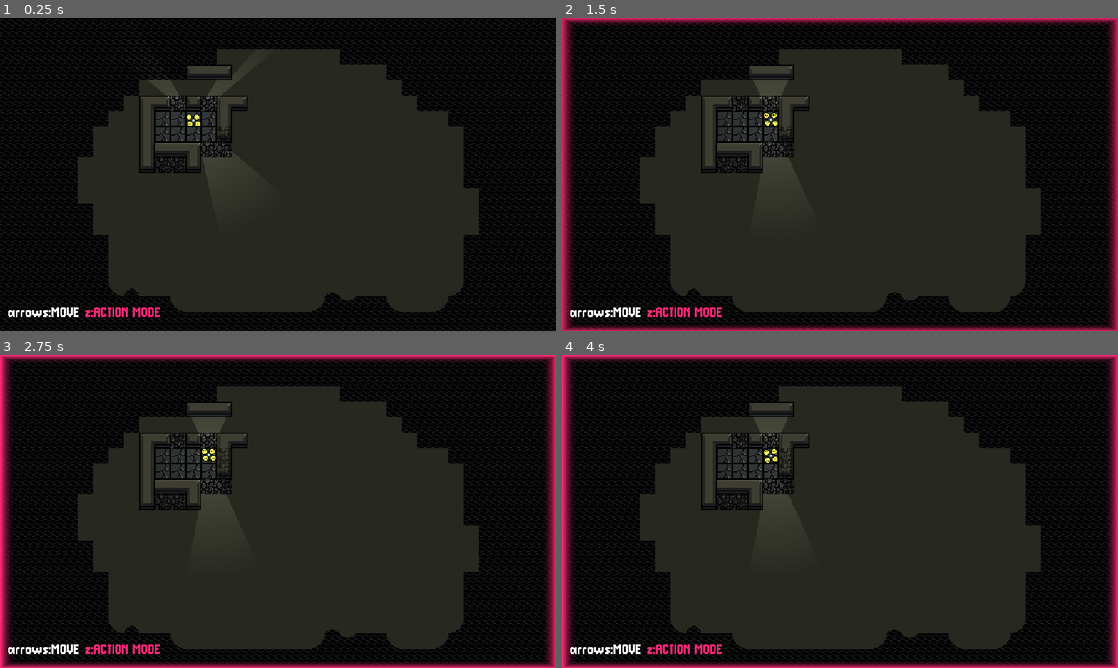
Above: before the commit, frames 1-4 (two rows, left to right).
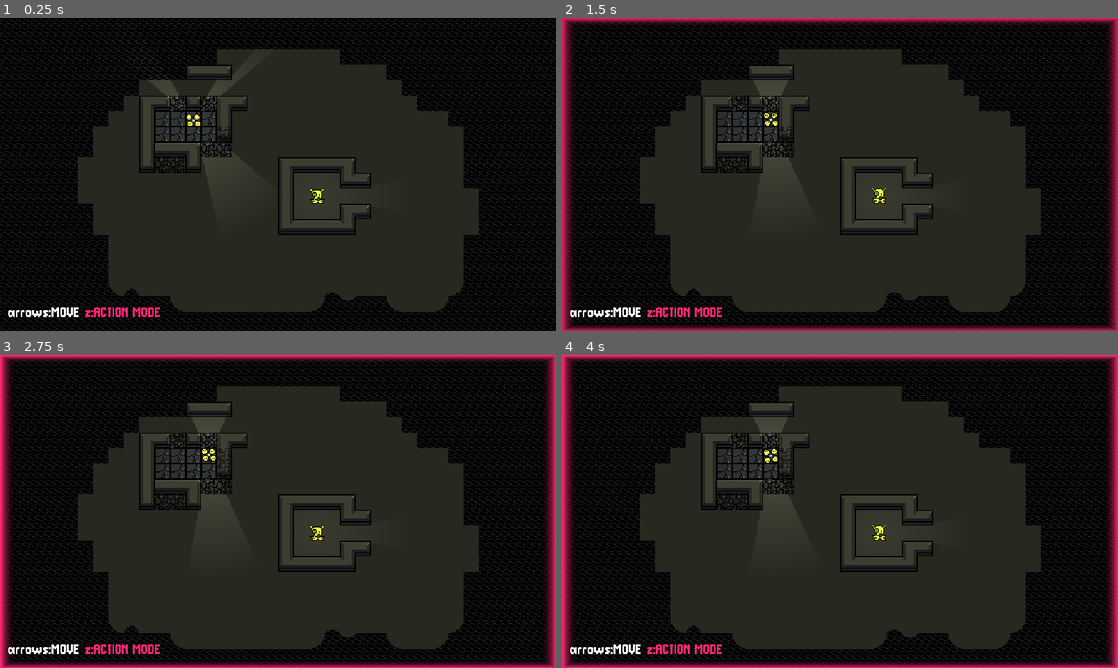
Above: after the commit, the same moments.

Repository: nuzcraft/stunning-barnacle
Game: Godot game, scene res://scenes/world.tscn
The game is run twice, just before and just after one commit, with the same random seed, the same clock (stepped at 60 frames per second) and the same inputs.
Inputs:
- Up to frame 1 (0.25 s): no input
- Up to frame 2 (1.5 s): tap Enter at 0.5 s; hold Right (right) 0.53-1.28 s; tap Z (action) at 0.6, 1.35 s; hold Down (down) from 1.28 s (still down)
- Up to frame 3 (2.75 s): release Down (down) at 2.03 s; hold Right (right) from 2.03 s (still down); tap Z (action) at 2.1 s
- Up to frame 4 (4 s): release Right (right) at 2.78 s; hold Up (up) 2.78-3.53 s; tap Z (action) at 2.85, 3.6 s; hold Left (left) from 3.53 s (still down)

The runs differ from the first frame. In frame 1, 0.6% of the frame differs, in the area x 50-67%, y 44-70%; in frame 2, 0.6%; in frame 3, 0.6%; in frame 4, 0.6%.

Commit message:
adding enemy sprite and astargrid2d

Diff:
--- /dev/null
+++ b/scenes/actor/enemy.gd
@@ -0,0 +1,13 @@
+extends Actor
+class_name Enemy
+
+# Called when the node enters the scene tree for the first time.
+func _ready() -> void:
+	super._ready()
+	pass # Replace with function body.
+
+
+# Called every frame. 'delta' is the elapsed time since the previous frame.
+func _process(delta: float) -> void:
+	super._process(delta)
+	pass
--- /dev/null
+++ b/scenes/actor/enemy.tscn
@@ -0,0 +1,39 @@
+[gd_scene load_steps=7 format=3 uid="uid://5hktlxx467jw"]
+
+[ext_resource type="PackedScene" uid="uid://erglwxl3erat" path="res://scenes/actor/actor.tscn" id="1_o58eh"]
+[ext_resource type="Script" path="res://scenes/actor/enemy.gd" id="2_ndjjn"]
+[ext_resource type="Texture2D" uid="uid://cberwt5g1yhv0" path="res://assets/sprites/tiles.png" id="3_q3ie2"]
+
+[sub_resource type="AtlasTexture" id="AtlasTexture_at12y"]
+atlas = ExtResource("3_q3ie2")
+region = Rect2(0, 32, 16, 16)
+
+[sub_resource type="AtlasTexture" id="AtlasTexture_e7x8m"]
+atlas = ExtResource("3_q3ie2")
+region = Rect2(16, 32, 16, 16)
+
+[sub_resource type="SpriteFrames" id="SpriteFrames_gq0m2"]
+animations = [{
+"frames": [{
+"duration": 1.0,
+"texture": SubResource("AtlasTexture_at12y")
+}, {
+"duration": 1.0,
+"texture": SubResource("AtlasTexture_e7x8m")
+}],
+"loop": true,
+"name": &"default",
+"speed": 4.0
+}]
+
+[node name="Enemy" groups=["enemies"] instance=ExtResource("1_o58eh")]
+modulate = Color(0.65098, 0.886275, 0.180392, 1)
+script = ExtResource("2_ndjjn")
+
+[node name="AnimatedSprite2D" parent="." index="0"]
+sprite_frames = SubResource("SpriteFrames_gq0m2")
+frame_progress = 0.179509
+
+[node name="PointLight2D" parent="." index="1"]
+energy = 0.5
+texture_scale = 0.75
--- a/scenes/world.gd
+++ b/scenes/world.gd
@@ -5,6 +5,7 @@
 @onready var border_gradient: TextureRect = $Overlay/BorderGradient
 
 var tilesize = 16
+var astar_grid = AStarGrid2D.new()
 
 enum {
 	MOVING,
@@ -15,6 +16,7 @@
 
 # Called when the node enters the scene tree for the first time.
 func _ready() -> void:
+	prep_astar_grid()
 	pass # Replace with function body.
 
 # Called every frame. 'delta' is the elapsed time since the previous frame.
@@ -74,3 +76,13 @@
 	if success:
 		actor.bump_anim(vector)
 	return success
+
+func prep_astar_grid() -> void:
+	astar_grid.region = Rect2i(0, 0, 36, 20)
+	astar_grid.cell_size = Vector2(tilesize, tilesize)
+	astar_grid.diagonal_mode = AStarGrid2D.DIAGONAL_MODE_NEVER
+	astar_grid.update()
+	for x in astar_grid.region.end.x:
+		for y in astar_grid.region.end.y:
+			if not tile_map.is_coord_walkable(Vector2(x, y)):
+				astar_grid.set_point_solid(Vector2(x, y))
--- a/scenes/world.tscn
+++ b/scenes/world.tscn
@@ -6,6 +6,7 @@
 [ext_resource type="Texture2D" uid="uid://d0hobivjgsatg" path="res://assets/sprites/shapes_trans.png" id="3_pvgen"]
 [ext_resource type="Script" path="res://scenes/world_tilemap.gd" id="5_6mopx"]
 [ext_resource type="PackedScene" uid="uid://x3ksamkvkl13" path="res://scenes/actor/hero.tscn" id="5_g5gmo"]
+[ext_resource type="PackedScene" uid="uid://5hktlxx467jw" path="res://scenes/actor/enemy.tscn" id="7_hy4x3"]
 
 [sub_resource type="OccluderPolygon2D" id="OccluderPolygon2D_o7evw"]
 polygon = PackedVector2Array(-6, -6, 6, -6, 6, 6, -6, 6)
@@ -119,11 +120,19 @@
 2:0/0/terrains_peering_bit/left_side = 0
 9:2/0 = 0
 
+[sub_resource type="NavigationPolygon" id="NavigationPolygon_e223v"]
+vertices = PackedVector2Array(8, 8, -8, 8, -8, -8, 8, -8)
+polygons = Array[PackedInt32Array]([PackedInt32Array(0, 1, 2, 3)])
+outlines = Array[PackedVector2Array]([PackedVector2Array(-8, -8, 8, -8, 8, 8, -8, 8)])
+source_geometry_group_name = &"navigation_polygon_source_group"
+agent_radius = 0.0
+
 [sub_resource type="TileSetAtlasSource" id="TileSetAtlasSource_cjfq6"]
 resource_name = "shapes_bw"
 texture = ExtResource("2_evni6")
 0:0/0 = 0
 1:0/0 = 0
+1:0/0/navigation_layer_0/polygon = SubResource("NavigationPolygon_e223v")
 2:0/0 = 0
 3:0/0 = 0
 4:0/0 = 0
@@ -163,10 +172,18 @@
 8:3/0 = 0
 9:3/0 = 0
 
+[sub_resource type="NavigationPolygon" id="NavigationPolygon_usofj"]
+vertices = PackedVector2Array(8, 8, -8, 8, -8, -8, 8, -8)
+polygons = Array[PackedInt32Array]([PackedInt32Array(0, 1, 2, 3)])
+outlines = Array[PackedVector2Array]([PackedVector2Array(-8, -8, 8, -8, 8, 8, -8, 8)])
+source_geometry_group_name = &"navigation_polygon_source_group"
+agent_radius = 0.0
+
 [sub_resource type="TileSetAtlasSource" id="TileSetAtlasSource_llfr4"]
 resource_name = "shapes_trans"
 texture = ExtResource("3_pvgen")
 1:0/0 = 0
+1:0/0/navigation_layer_0/polygon = SubResource("NavigationPolygon_usofj")
 2:0/0 = 0
 3:0/0 = 0
 4:0/0 = 0
@@ -211,6 +228,7 @@
 terrain_set_0/mode = 2
 terrain_set_0/terrain_0/name = "Walls"
 terrain_set_0/terrain_0/color = Color(0.682353, 0.505882, 1, 1)
+navigation_layer_0/layers = 1
 sources/0 = SubResource("TileSetAtlasSource_pjvrp")
 sources/1 = SubResource("TileSetAtlasSource_cjfq6")
 sources/2 = SubResource("TileSetAtlasSource_llfr4")
@@ -239,7 +257,7 @@
 layer_1/modulate = Color(0.152941, 0.156863, 0.12549, 1)
 layer_1/tile_data = PackedInt32Array(131088, 65538, 0, 131087, 65538, 0, 131086, 65538, 0, 196622, 65538, 0, 196621, 65 …(6467 unchanged characters)…
 layer_2/name = "foreground"
-layer_2/tile_data = PackedInt32Array(327689, 458752, 0, 3932 …(537 unchanged characters)…  1, 393228, 589824, 1, 393227, 589824, 1)
+layer_2/tile_data = PackedInt32Array(327689, 458752, 0, 3932 …(537 unchanged characters)…  1, 393228, 589824, 1, 393227, 589824, 1, 589845, 131072, 0, 589844, 131072, 0, 589843, 131072, 0, 589842, 458752, 0, 655378, 327680, 0, 720914, 327680, 0, 786450, 327680, 0, 851986, 458752, 1, 851987, 131072, 0, 851988, 131072, 0, 851989, 131072, 0, 851990, 524288, 1, 786454, 458752, 0, 589846, 524288, 0, 655382, 458752, 1, 655383, 196608, 0, 786455, 196608, 0)
 layer_3/name = "foreground2"
 layer_3/modulate = Color(1, 1, 1, 0.588235)
 layer_3/tile_data = PackedInt32Array(458766, 589824, 2)
@@ -247,6 +265,9 @@
 
 [node name="Hero" parent="." instance=ExtResource("5_g5gmo")]
 position = Vector2(200, 104)
+
+[node name="Enemy" parent="." instance=ExtResource("7_hy4x3")]
+position = Vector2(328, 184)
 
 [node name="CanvasModulate" type="CanvasModulate" parent="."]
 visible = false
--- a/scenes/world_tilemap.gd
+++ b/scenes/world_tilemap.gd
@@ -39,3 +39,13 @@
 				set_cell(e_layers.FOREGROUND2, coords, e_source_id.TILES, Vector2(9, 2))
 			return true
 	return false
+
+func is_coord_walkable(coords: Vector2) -> bool:
+	var bg_data = get_cell_tile_data(e_layers.BACKGROUND, coords)
+	if not bg_data:
+		return false
+	var fg_data = get_cell_tile_data(e_layers.FOREGROUND, coords)
+	if fg_data:
+		if fg_data.terrain == 0 and fg_data.terrain_set == 0:
+			return false
+	return true
Binary file changed: assets/sprites/tiles.aseprite
Binary file changed: assets/sprites/tiles.png
Not shown: 1 places in scenes/world.tscn that only renumber resources
